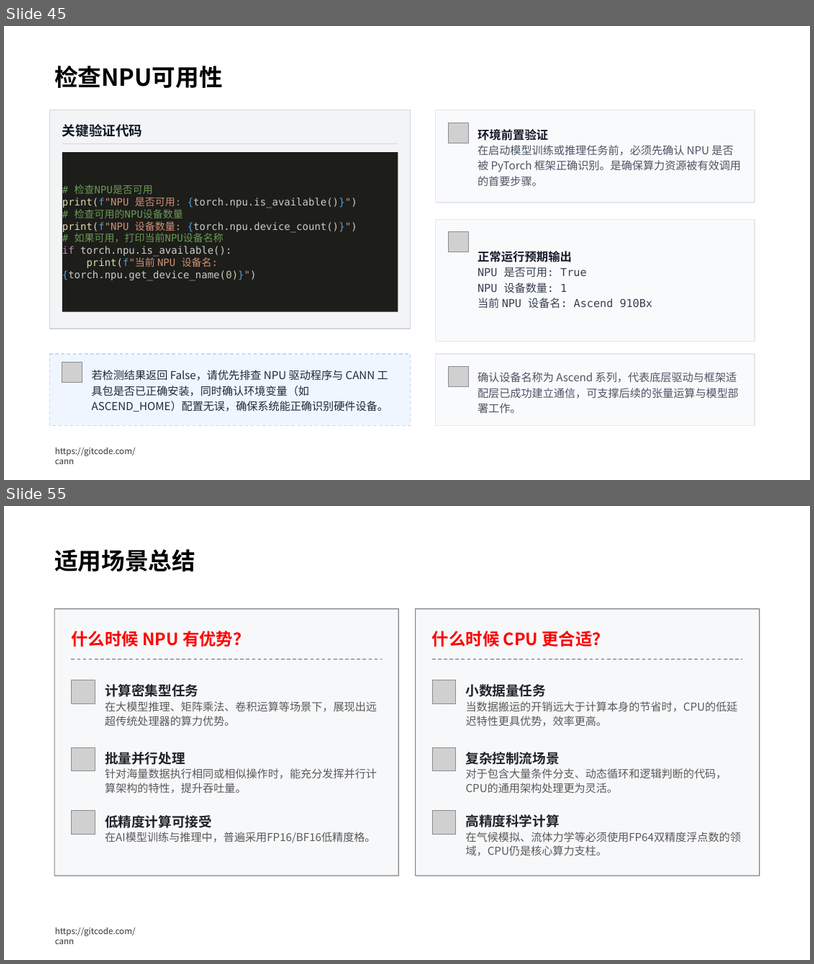
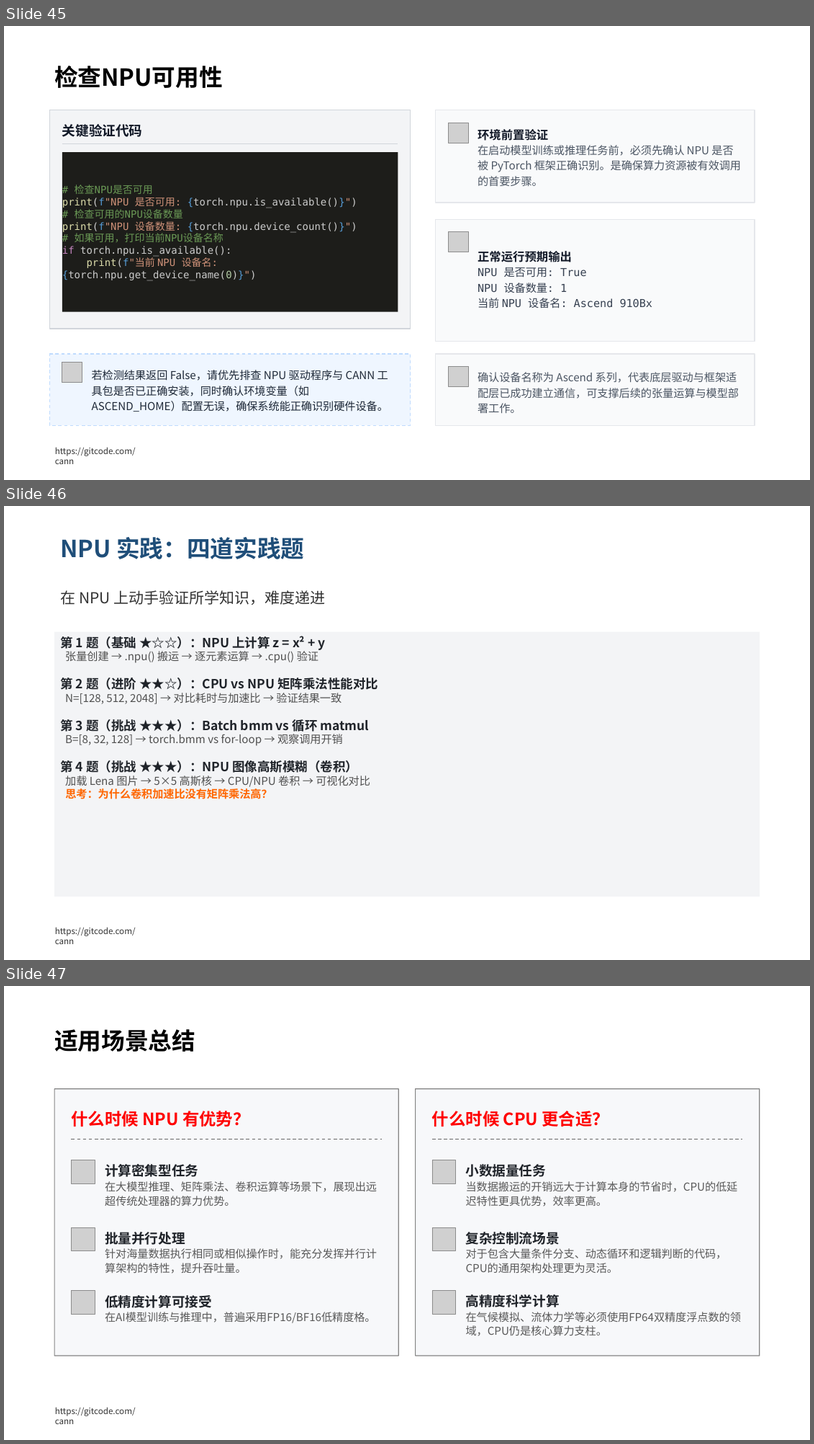
Before and after one commit to hicann/cann-learning-hub, a slide deck: quick_start/cann_basics/slides/artificial_intelligence_basics.pptx. Shown one above the other, each under a label of ours: slides 45 and 55 before the commit, slides 45, 46 and 47 after it; the slides between them are not shown. The pictures are 814x964 and 814x1444 pixels, drawn with LibreOffice and Linux fonts; fonts in the diff are those of the drawing; grey boxes stand for pictures; background and template pictures are left out. Boxes give left, top, right and bottom in pixels: in the first picture for what was removed or moved away, otherwise in the second. Text is boxed around its words. In the diff, an @@ line names an element or a change of style, - is before the commit and + after.

Commit message:
feat: 通识课程，update PPTs and grade script for NPU 实践 course

# message auto-generated for no-merge-commit merge:
!929 merge feat/course-summary-master into master

feat: 通识课程，update PPTs and grade script for NPU 实践 course

Description: ## 描述
<!--在这里详细描述你的改动，包括改动的原因和所采取的方法。-->

## 关联的Issue
<!-- 如果这个PR是为了解决特定的Issue，请在这里提供Issue链接。-->
<!-- 如果这个PR是为了解决特定的问题单，请在这里描述问题单单号。-->

## 测试
<!--描述进行了哪些测试来验证你的改动。包括但不限于二级冒烟、算子泛化等。-->

## 文档更新
<!--如果这个PR包含文档的更新，请在这里指出。例如：更新了README.md文件。-->

## 类型标签
<!--  [x] 表示选中 -->
- [ ] Bug修复
- [ ] 新特性
- [ ] 内容优化
- [ ] 其他，请描述：

## 其他信息
<!-- 在这里可以添加任何与这个 Pull Request 相关的其他说明。 -->

See merge request: cann/cann-learning-hub!929

```diff
--- a/quick_start/cann_basics/slides/artificial_intelligence_basics.pptx
+++ b/quick_start/cann_basics/slides/artificial_intelligence_basics.pptx
@@ slide 46 added at [4, 506, 810, 960], background #FFFFFF; not listed: 1 template element that a slide beside it also shows @@
@@ text added at [60, 537, 304, 559], 28 pt, text #1F4E79, bold @@
+NPU 实践：四道实践题
@@ text added at [60, 590, 325, 605], 18 pt, text #333333 @@
+在 NPU 上动手验证所学知识，难度递进
@@ rectangle added at [55, 632, 760, 896], fill #F3F4F6, 13 pt, text #505050 @@
+第 1 题（基础 ★☆☆）：NPU 上计算 z = x² + y
+张量创建 → .npu() 搬运 → 逐元素运算 → .cpu() 验证
+第 2 题（进阶 ★★☆）：CPU vs NPU 矩阵乘法性能对比
+N=[128, 512, 2048] → 对比耗时与加速比 → 验证结果一致
+第 3 题（挑战 ★★★）：Batch bmm vs 循环 matmul
+B=[8, 32, 128] → torch.bmm vs for-loop → 观察调用开销
+第 4 题（挑战 ★★★）：NPU 图像高斯模糊（卷积）
+加载 Lena 图片 → 5×5 高斯核 → CPU/NPU 卷积 → 可视化对比
+思考：为什么卷积加速比没有矩阵乘法高？
@@ what was slide 55 is now slide 47 @@
```
Also in this commit, not shown: 7 slides changed, 9 slides removed, 6 other files.
